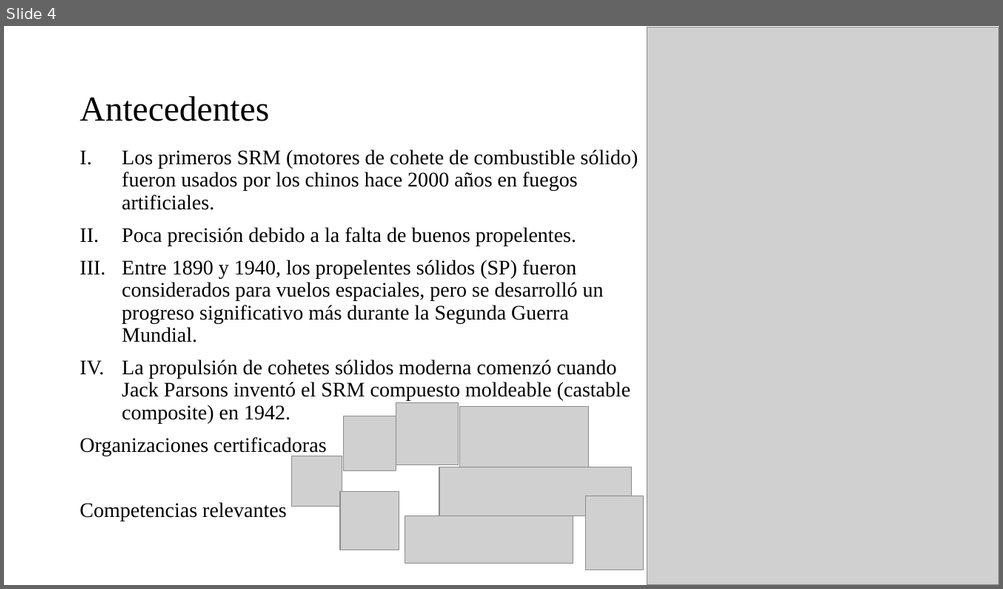
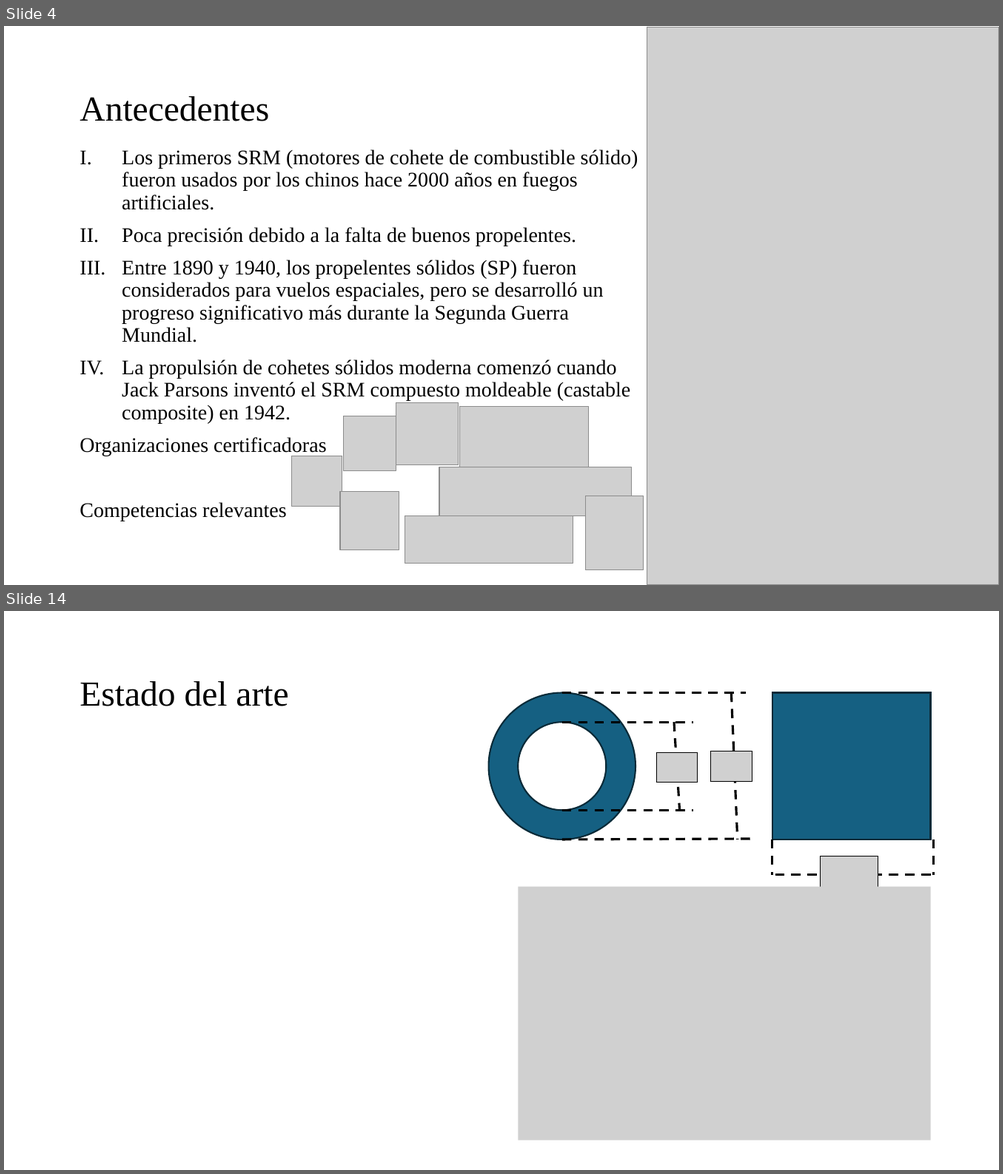
Before and after one commit to Archimedean2345/The-thermal-repository, a slide deck: PFlammam - Lucia V1 rev3/PFlammam - Lucia V1 - technical presentation.pptx. Shown one above the other, each under a label of ours: slide 4 before the commit, slides 4 and 14 after it; the slides between them are not shown. The pictures are 1003x589 and 1003x1174 pixels, drawn with LibreOffice and Linux fonts; fonts in the diff are those of the drawing; grey boxes stand for pictures. Boxes give left, top, right and bottom in pixels: in the first picture for what was removed or moved away, otherwise in the second. Text is boxed around its words. In the diff, an @@ line names an element or a change of style, - is before the commit and + after.

```diff
--- a/PFlammam - Lucia V1 rev3/PFlammam - Lucia V1 - technical presentation.pptx
+++ b/PFlammam - Lucia V1 rev3/PFlammam - Lucia V1 - technical presentation.pptx
@@ slide 14 added at [4,611,999,1170], background #FFFFFF @@
@@ title added at [79,681,288,706], 34 pt, text #000000 @@
+Estado del arte
@@ group added at [488,693,754,840]: 6 lines, 2 ellipses @@
@@ rectangle added at [772,693,930,840], fill #156082, outline #092A39 1.5 pt @@
@@ picture added at [656,753,697,783] @@
@@ picture added at [711,752,751,781] @@
@@ line added from (772, 840) to (772, 875), #000000 2.25 pt dashed @@
@@ line added from (933, 840) to (933, 875), #000000 2.25 pt dashed @@
@@ line added from (930, 875) to (772, 875), #000000 2.25 pt dashed @@
@@ picture added at [820,857,878,889] @@
@@ picture added at [518,887,930,1141] @@
```
Also in this commit, not shown: 4 slides changed, 22 other slides added, 4 other files.
